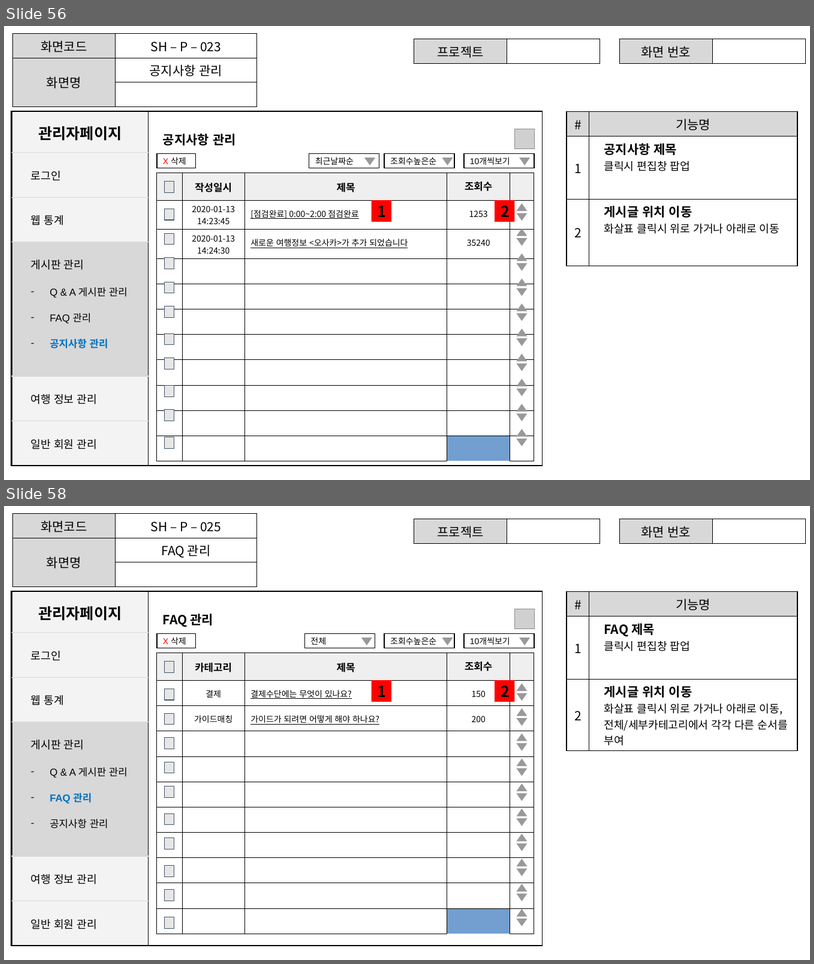
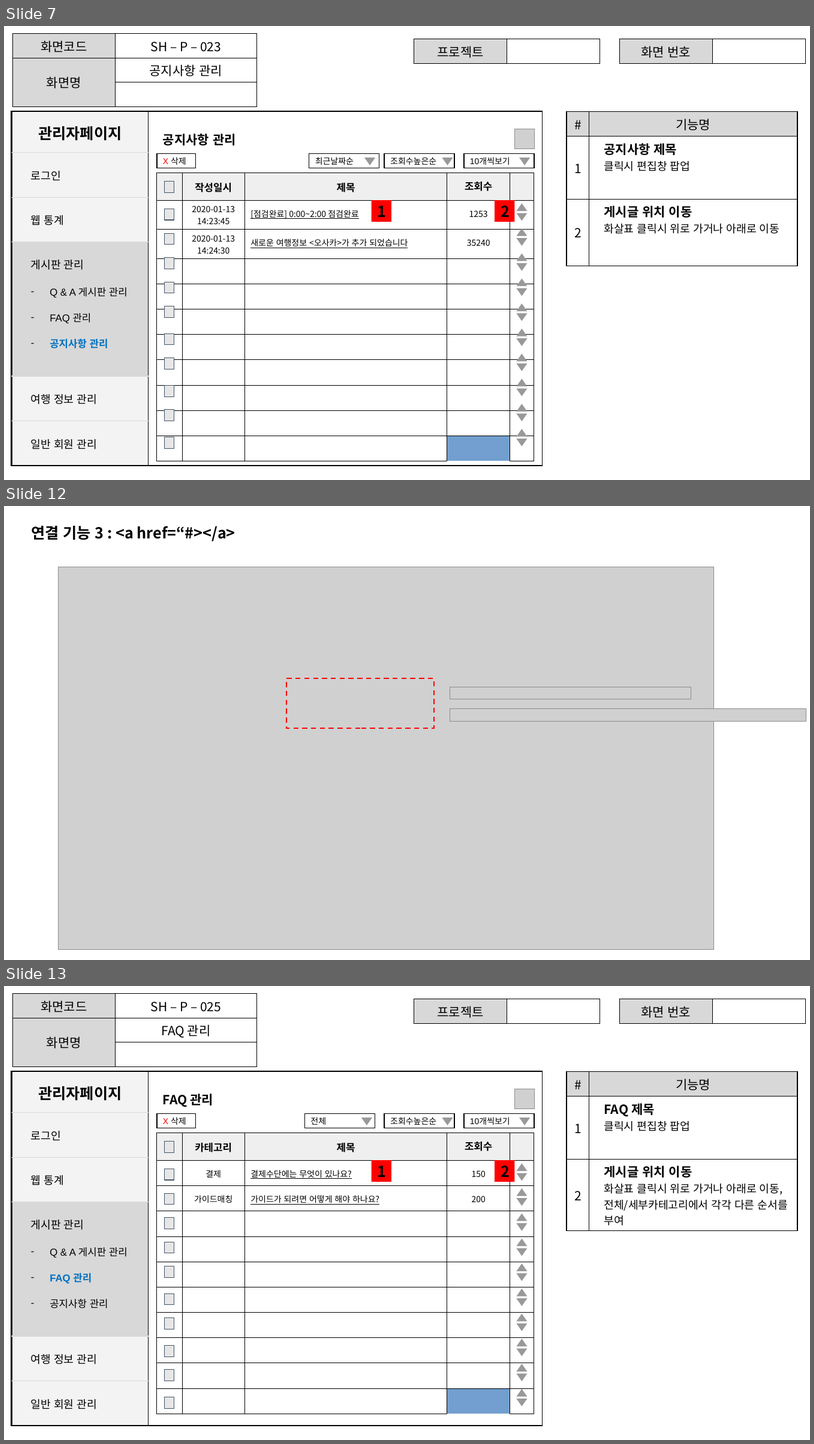
Before and after one commit to ezenteam2/TripMate, a slide deck: 2조 project02 - 서희.pptx. Shown one above the other, each under a label of ours: slides 56 and 58 before the commit, slides 7, 12 and 13 after it; the slides between them are not shown. The pictures are 814x964 and 814x1444 pixels, drawn with LibreOffice and Linux fonts; fonts in the diff are those of the drawing; grey boxes stand for pictures; background and template pictures are left out. Boxes give left, top, right and bottom in pixels: in the first picture for what was removed or moved away, otherwise in the second. Text is boxed around its words. In the diff, an @@ line names an element or a change of style, - is before the commit and + after.

```diff
--- a/2조 project02 - 서희.pptx
+++ b/2조 project02 - 서희.pptx
@@ slide 12 added at [4, 506, 810, 960], background #FFFFFF @@
@@ text added at [31, 526, 236, 541], 18 pt, text #000000, bold @@
+연결 기능 3 : <a href=“#></a>
@@ picture added at [59, 567, 714, 949] @@
@@ rectangle added at [287, 678, 434, 728], outline #FF0000 1.5 pt dashed @@
@@ picture added at [450, 687, 692, 699] @@
@@ picture added at [450, 709, 807, 721] @@
@@ what was slide 56 is now slide 7 @@
@@ what was slide 58 is now slide 13 @@
```
Also in this commit, not shown: 10 other slides added, 60 slides removed.
